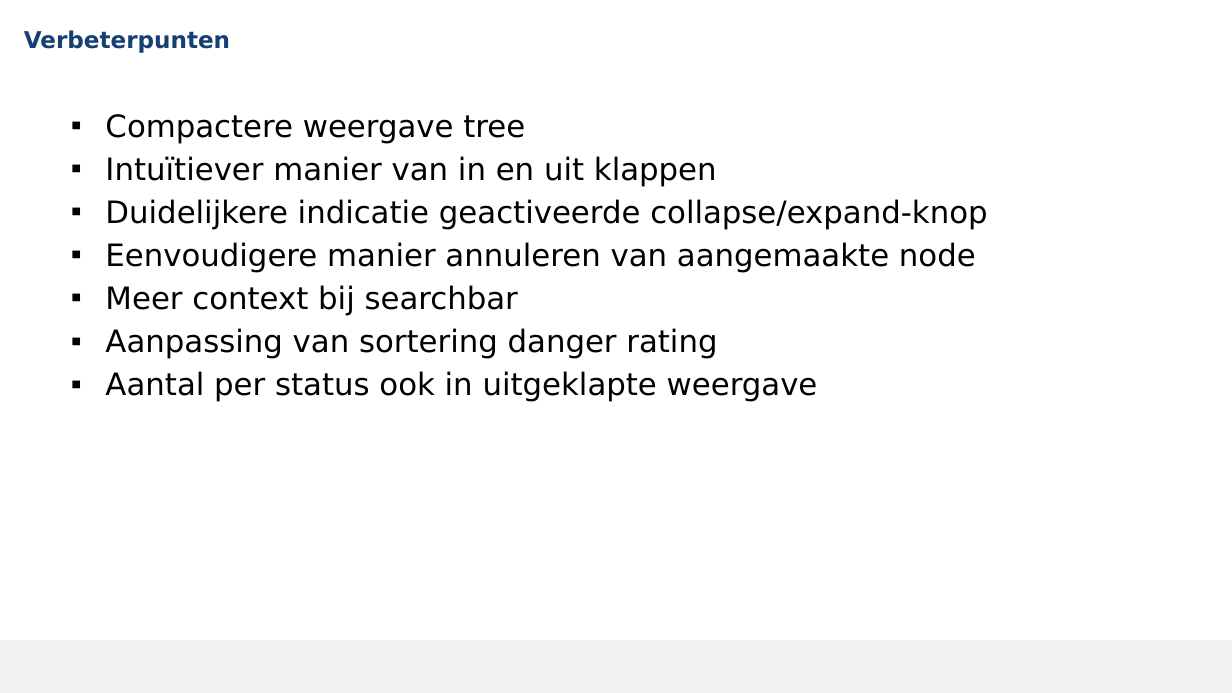
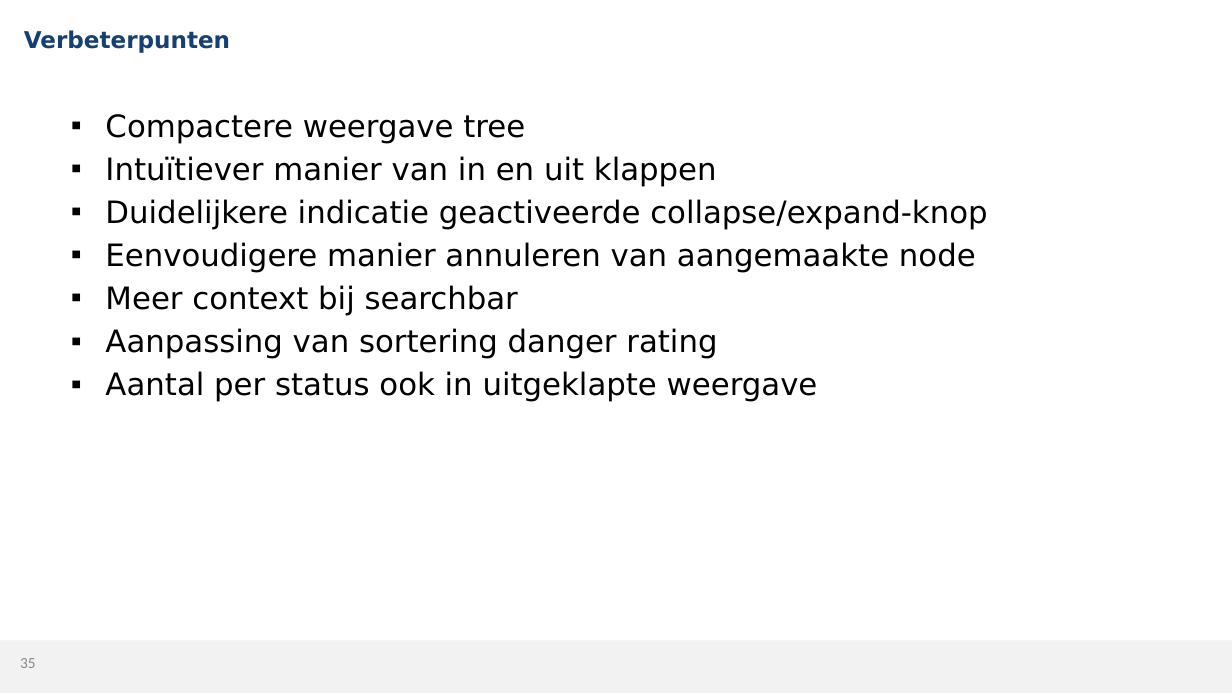
Before and after one commit to MikaG-1952764/masterproef, a slide deck: slide 35 of MP2526_Verdediging.pptx. Drawn at 1232x693 pixels with LibreOffice and Linux fonts; fonts in the diff are those of the drawing; background and template pictures are left out. Boxes give left, top, right and bottom in pixels: in the first picture for what was removed or moved away, otherwise in the second. Text is boxed around its words. In the diff, an @@ line names an element or a change of style, - is before the commit and + after.

```diff
--- a/MP2526_Verdediging.pptx
+++ b/MP2526_Verdediging.pptx
@@ page number added at [20,658,36,668], 12 pt, text #898989 @@
+35
```
Also in this commit, not shown: 35 other slides changed, 1 slide added, 1 slide removed, 1 other file.
